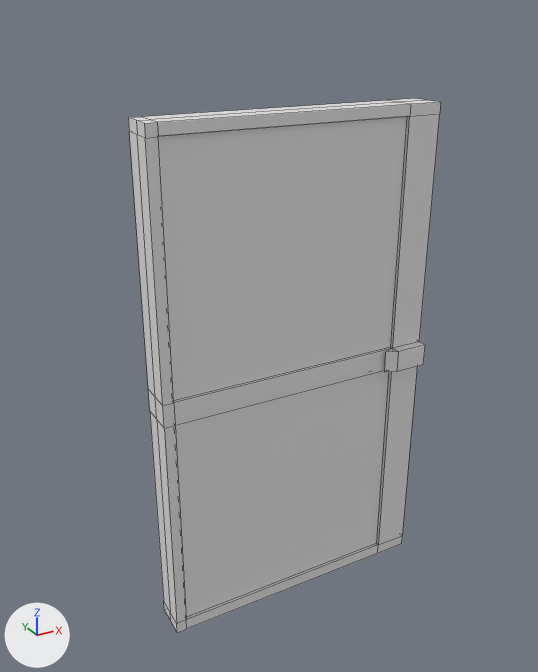
One commit to the FBX model Cor Umbra 2.0/Assets/_Dev/Jow/Objects/FBX_01/Arquitetura/SM_BLD_DOOR_01.fbx: the scene before it, then after it.
The view is the same before and after, from a 50 mm lens placed at (-1.41, -2.36, 2.42), pointed at (-0.09, 0.04, 1.22). Lighting does not change. The marker at lower left points along +X, +Y and +Z. The older version comes first. Mesh edges are drawn as thin lines. Where no turn or scale is listed for an object, it has been applied to the vertices.

In view in the first picture: 'SM_BLD_DOOR_01'.
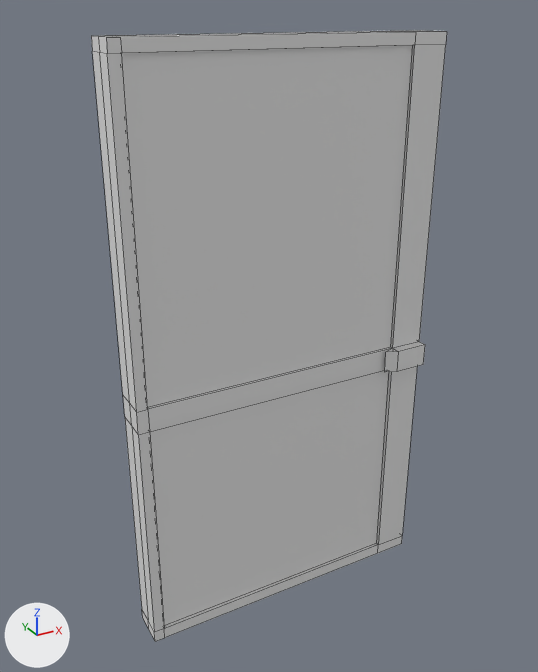
The newer file is also turned or shifted as a whole; pictures and numbers use the older file's frame.

Edits to the scene script, one JSON object a line:
```json
{"block": "me_cube_002", "where": "# used by ob_sm_bld_door_01; location = (0.0, 0.0, 0.0)"}
{"op": "remove", "block": "me_cube_002", "code": "me_cube_002.from_pydata(...)  # 90 vertices, 86 faces; spans x -0.59..0.59, y -0.11..0.11, z 0.0..2.09"}
{"op": "add", "block": "me_cube_002", "code": "me_cube_002.from_pydata(...)  # 90 vertices, 86 faces; spans x -0.69..0.59, y -0.11..0.11, z 0.0..2.34"}
{"block": "me_cube_002", "change": "me_cube_002 part 1: all 26 vertices in x -0.59..-0.55, y -0.08..0.08, z 0.0..1.09 are moved by (-0.1, 0.0, 0.0)"}
{"block": "me_cube_002", "change": "me_cube_002 part 2: all 13 vertices in x -0.59..-0.55, y -0.08..0.08, z 2.05..2.09 are moved by (-0.1, 0.0, 0.25)"}
{"block": "me_cube_002", "change": "me_cube_002 part 3: all 13 vertices in x 0.45..0.59, y -0.08..0.08, z 2.05..2.09 are moved by (0.0, 0.0, 0.25)"}
```

Boxes (x1, y1, x2, y2) around the edits, measured in the pictures (538 x 672 px; the box of a moved part takes in the faces that stretch with it):
```json
{"object": "SM_BLD_DOOR_01", "change": "reshaped", "before": [128, 98, 441, 633], "after": [91, 30, 447, 642], "on screen": "14% wider, 14% taller"}
{"part": 1, "of": "me_cube_002", "change": "moved or reshaped", "before": [148, 347, 392, 633], "after": [123, 347, 392, 642]}
{"part": 2, "of": "me_cube_002", "change": "moved or reshaped", "before": [128, 117, 174, 405], "after": [91, 35, 148, 412]}
{"part": 3, "of": "me_cube_002", "change": "moved or reshaped", "before": [143, 98, 441, 401], "after": [105, 30, 447, 407]}
```
